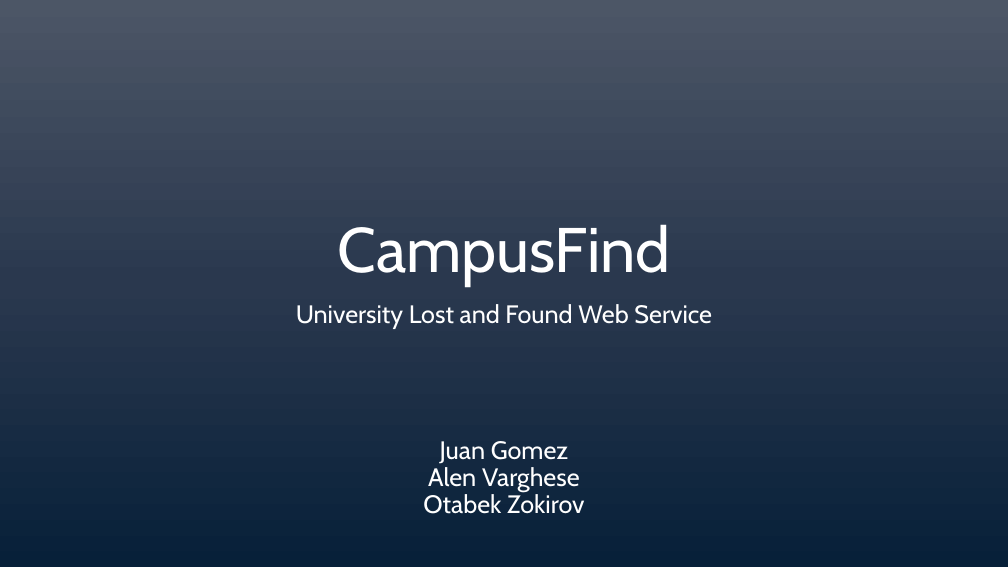
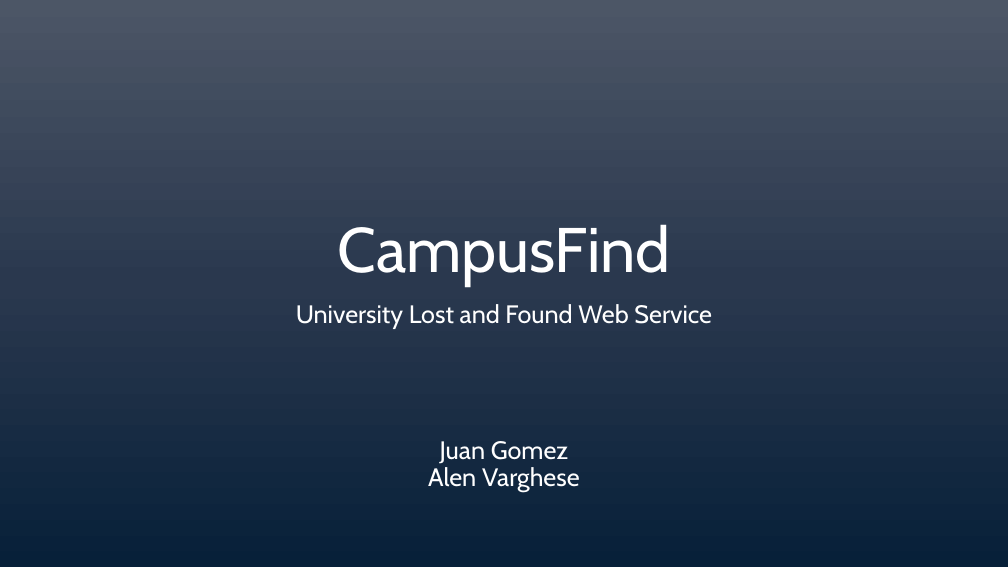
Before and after one commit to Milwacko/CS-3321-GroupProject, a slide deck: slide 1 of CampusFind.pptx. Drawn at 1008x567 pixels with LibreOffice and Linux fonts; fonts in the diff are those of the drawing. Boxes give left, top, right and bottom in pixels: in the first picture for what was removed or moved away, otherwise in the second. Text is boxed around its words. In the diff, an @@ line names an element or a change of style, - is before the commit and + after.

```diff
--- a/CampusFind.pptx
+++ b/CampusFind.pptx
@@ subtitle at <box>296,304,712,492</box>: text changed @@
-University Lost and Found Web Service
-Juan Gomez
-Alen Varghese
-Otabek Zokirov
+University Lost and Found Web Service
+Juan Gomez
+Alen Varghese
```
Also in this commit, not shown: 5 other slides changed.
